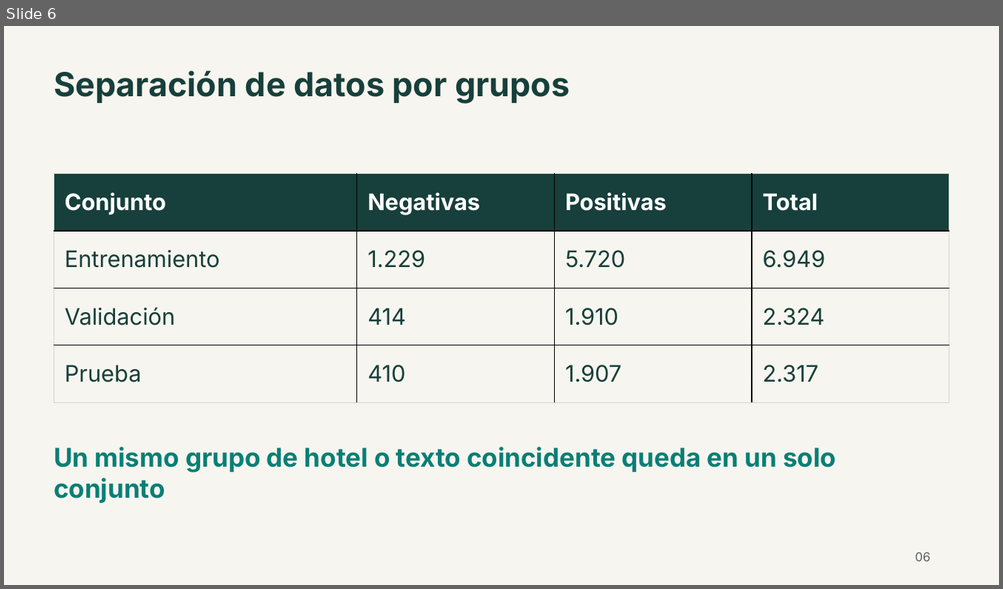
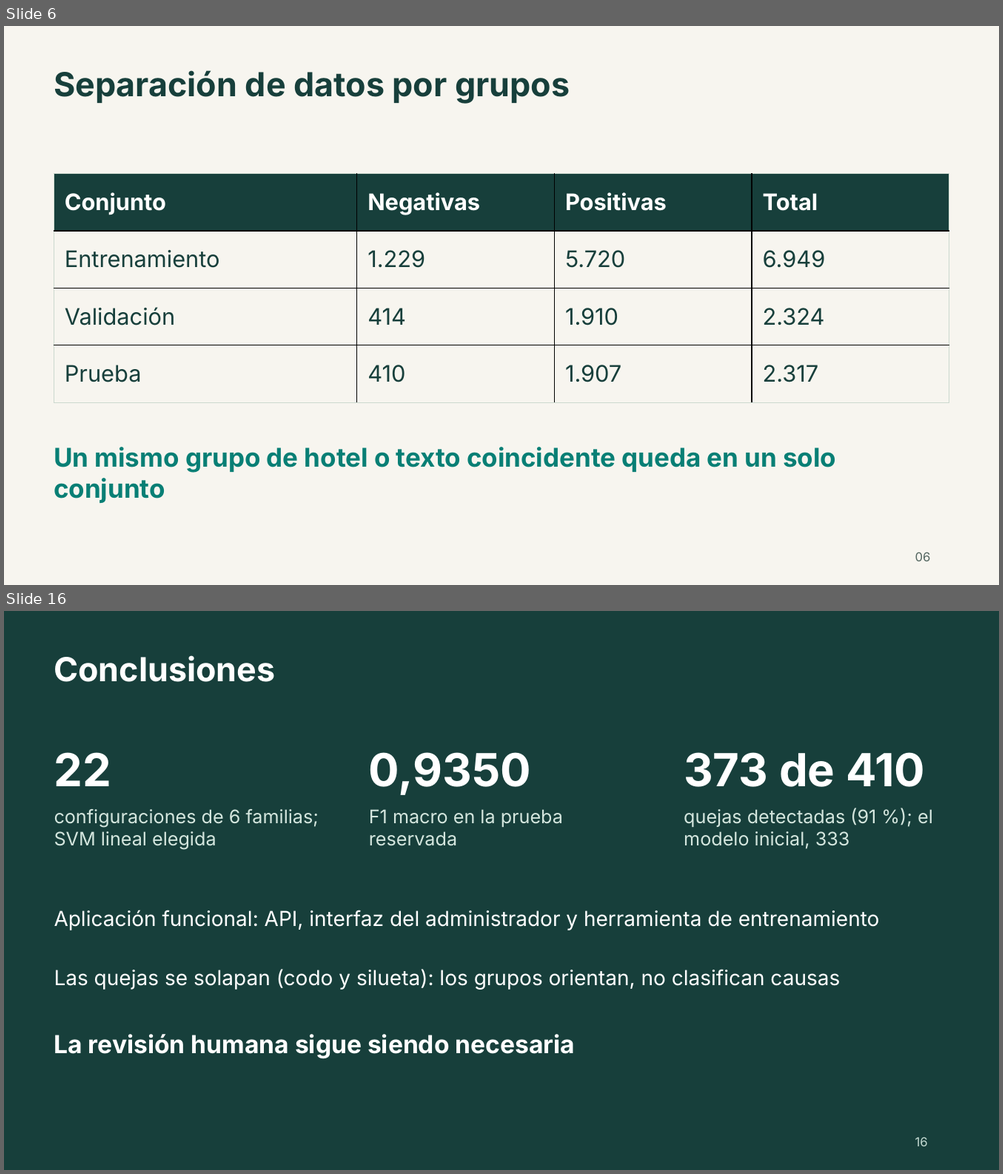
Before and after one commit to bvelastegui/hotel-reviews-ml, a slide deck: entregables/presentacion.pptx. Shown one above the other, each under a label of ours: slide 6 before the commit, slides 6 and 16 after it; the slides between them are not shown. The pictures are 1003x589 and 1003x1174 pixels, drawn with LibreOffice and Linux fonts; fonts in the diff are those of the drawing. Boxes give left, top, right and bottom in pixels: in the first picture for what was removed or moved away, otherwise in the second. Text is boxed around its words. In the diff, an @@ line names an element or a change of style, - is before the commit and + after.

```diff
--- a/entregables/presentacion.pptx
+++ b/entregables/presentacion.pptx
@@ slide 16 added at <box>4,611,999,1170</box>, background #173F3B @@
@@ text added at <box>54,655,275,682</box>, 32 pt, text #FFFFFF, bold @@
+Conclusiones
@@ text added at <box>54,752,111,786</box>, 44 pt, text #FFFFFF, bold @@
+22
@@ text added at <box>369,752,531,795</box>, 44 pt, text #FFFFFF, bold @@
+0,9350
@@ text added at <box>683,752,925,787</box>, 44 pt, text #FFFFFF, bold @@
+373 de 410
@@ text added at <box>54,809,318,849</box>, 18 pt, text #D4E6DE @@
+configuraciones de 6 familias; SVM lineal elegida
@@ text added at <box>369,809,563,846</box>, 18 pt, text #D4E6DE @@
+F1 macro en la prueba reservada
@@ text added at <box>683,808,933,849</box>, 18 pt, text #D4E6DE @@
+quejas detectadas (91 %); el modelo inicial, 333
@@ text added at <box>54,910,879,931</box>, 20 pt, text #FFFFFF @@
+Aplicación funcional: API, interfaz del administrador y herramienta de entrenamiento
@@ text added at <box>54,969,839,990</box>, 20 pt, text #FFFFFF @@
+Las quejas se solapan (codo y silueta): los grupos orientan, no clasifican causas
@@ text added at <box>54,1034,575,1059</box>, 24 pt, text #FFFFFF, bold @@
+La revisión humana sigue siendo necesaria
@@ text added at <box>915,1137,928,1147</box>, 12 pt, text #C5DBD3 @@
+16
```
Also in this commit, not shown: 11 slides changed, 3 other slides added, 1 slide removed, 3 other files.
